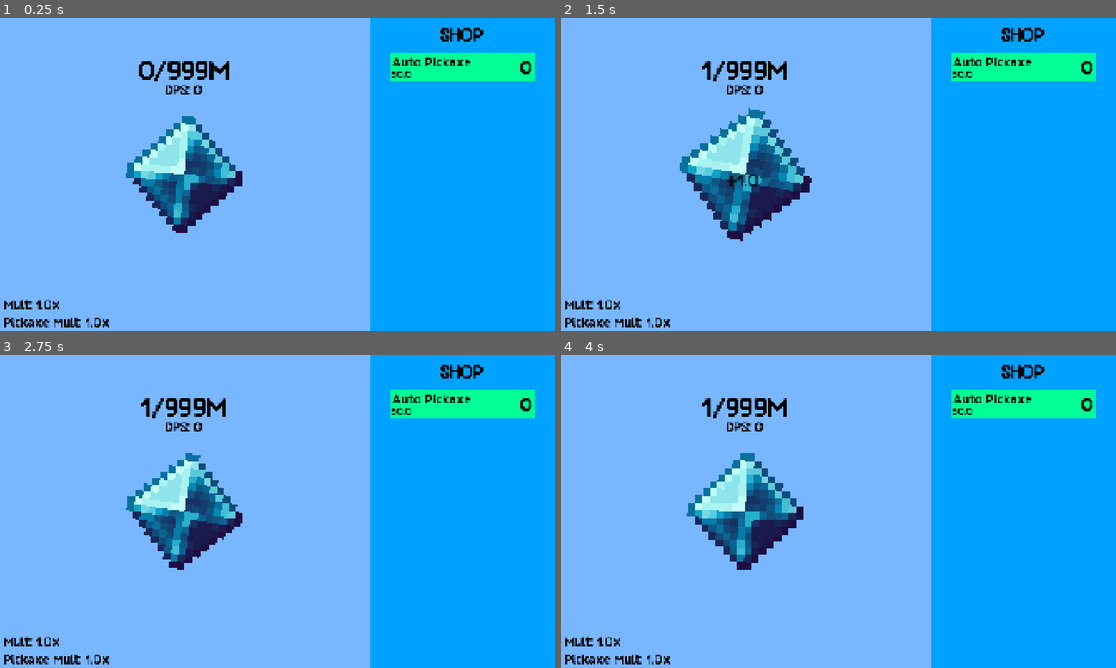
Above: before the commit, frames 1-4 (two rows, left to right).
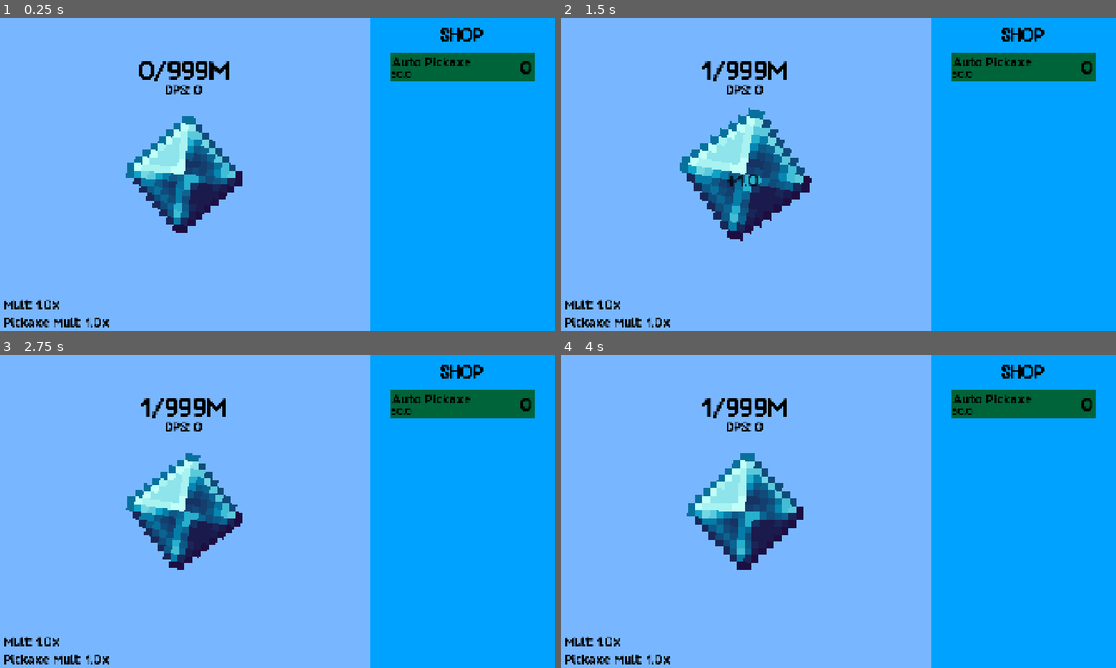
Above: after the commit, the same moments.

Repository: kyteidev/diamond-clicker-ultimate
Game: Godot game, scene res://scenes/game.tscn
Same seed, same stepped clock (60 frames per second), same inputs: the game is played once before the commit and once after it.
Inputs (mouse positions are in pixels of both pictures, inside the frame that each line leads up to):
- Up to frame 1 (0.25 s): no input
- Up to frame 2 (1.5 s): move the mouse to (960, 158) at 0.52 s; click (960, 158) at 0.6 s; move the mouse to (727, 190) at 1.27 s; click (727, 190) at 1.35 s
- Up to frame 3 (2.75 s): move the mouse to (333, 442) at 2.02 s; click (333, 442) at 2.1 s
- Up to frame 4 (4 s): move the mouse to (810, 574) at 2.77 s; click (810, 574) at 2.85 s; move the mouse to (1005, 558) at 3.52 s; click (1005, 558) at 3.6 s

The runs differ from the first frame. In frame 1, 2.2% of the frame differs, in the area x 70-97%, y 11-21%; in frame 2, 2.2%; in frame 3, 2.2%; in frame 4, 2.2%.

Commit message:
add disabled effect when player can't afford upgrade

Diff:
--- a/scenes/shop_item.tscn
+++ b/scenes/shop_item.tscn
@@ -68,3 +68,12 @@
 label_settings = SubResource("LabelSettings_4iqke")
 horizontal_alignment = 2
 vertical_alignment = 1
+
+[node name="DisabledOverlay" type="ColorRect" parent="." unique_id=172678820]
+visible = false
+custom_minimum_size = Vector2(500, 100)
+layout_mode = 0
+offset_right = 40.0
+offset_bottom = 40.0
+mouse_filter = 2
+color = Color(0, 0, 0, 0.60784316)
--- a/scripts/shop_item.gd
+++ b/scripts/shop_item.gd
@@ -5,10 +5,13 @@
 const HOVER_SCALE = 1.1
 const CLICK_SCALE = 1.0
 
+const OVERLAY_TWEEN_DURATION = 0.3
+
 var data: ShopItemData
 
 var mouse_hovered: bool
 var tween: Tween
+var overlay_tween: Tween
 
 var sm := StateManager
 
@@ -16,17 +19,49 @@
 @onready var cost_label: Label = $Cost
 @onready var count_label: Label = $Count
 
+@onready var disabled_overlay: ColorRect = $DisabledOverlay
+
 
 func _ready() -> void:
 	mouse_entered.connect(_mouse_entered)
 	mouse_exited.connect(_mouse_exited)
+
+	disabled_overlay.visible = false
 
 
 func _physics_process(_delta: float) -> void:
 	cost_label.text = str(data.cost)
 	count_label.text = str(data.count)
 
-	if mouse_hovered:
+	if sm.diamonds < data.cost:
+		if not disabled_overlay.visible:
+			if overlay_tween:
+				overlay_tween.kill()
+			overlay_tween = create_tween()
+			overlay_tween.tween_property(
+				disabled_overlay,
+				"color",
+				Color("0000009b"),
+				OVERLAY_TWEEN_DURATION,
+			)
+		disabled_overlay.visible = true
+	else:
+		if disabled_overlay.visible:
+			if overlay_tween:
+				overlay_tween.kill()
+			overlay_tween = create_tween()
+			overlay_tween.tween_property(
+				disabled_overlay,
+				"color",
+				Color("00000000"),
+				OVERLAY_TWEEN_DURATION,
+			)
+			overlay_tween.finished.connect(
+				func() -> void:
+					disabled_overlay.visible = false,
+			)
+
+	if mouse_hovered and sm.diamonds >= data.cost:
 		scale = scale + ((Vector2.ONE * HOVER_SCALE - scale) / 5)
 
 		if Input.is_mouse_button_pressed(MOUSE_BUTTON_LEFT):
